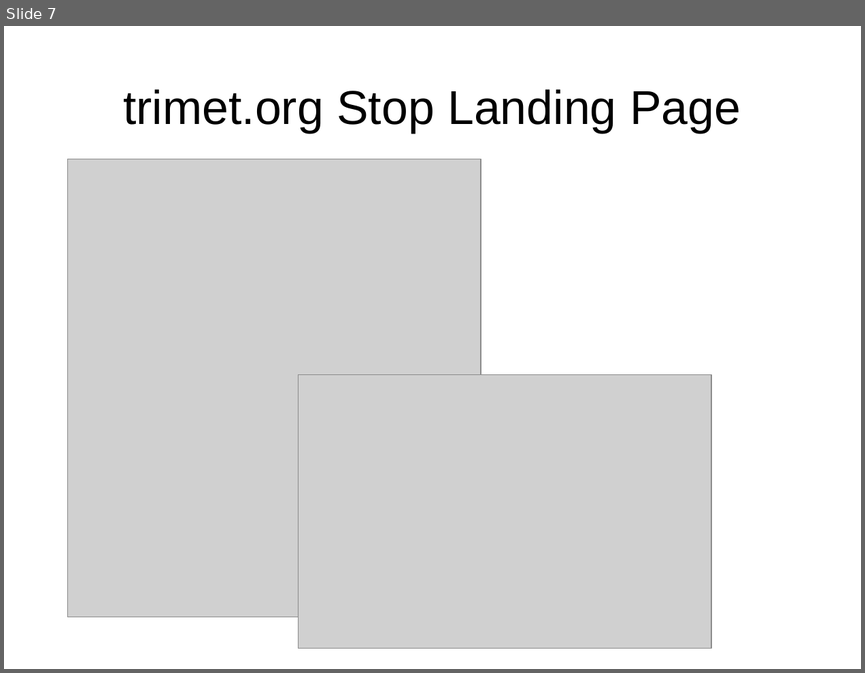
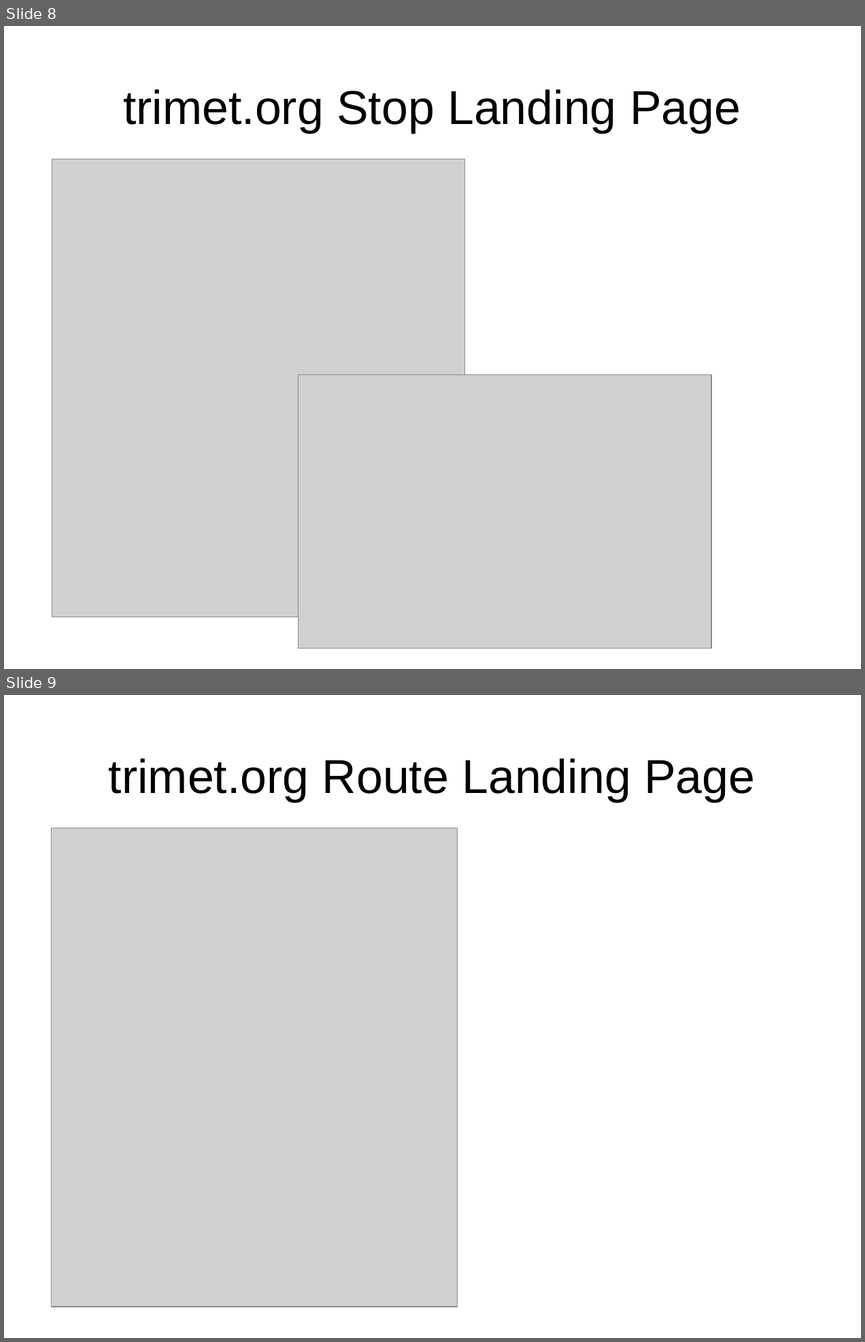
Before and after one commit to OpenTransitTools/loader, a slide deck: docs/trimet/Architecture - Trip Assets.odp. Shown one above the other, each under a label of ours: slide 7 before the commit, slides 8 and 9 after it. The pictures are 865x673 and 865x1342 pixels, drawn with LibreOffice and Linux fonts; fonts in the diff are those of the drawing; grey boxes stand for pictures. Boxes give left, top, right and bottom in pixels: in the first picture for what was removed or moved away, otherwise in the second. Text is boxed around its words. In the diff, an @@ line names an element or a change of style, - is before the commit and + after.

Commit message:
arch drawing update 1/N ... finish text image imports

```diff
--- a/docs/trimet/Architecture - Trip Assets.odp
+++ b/docs/trimet/Architecture - Trip Assets.odp
@@ slide 9 added at <box>4,695,861,1338</box>, background #FFFFFF @@
@@ title added at <box>109,758,755,802</box>, 44 pt, text #000000 @@
+trimet.org Route Landing Page
@@ picture added at <box>52,828,458,1307</box> @@
@@ what was slide 7 is now slide 8 @@
@@ slide 8 changed as well @@
@@ picture: place and size @@
-picture at <box>68,159,481,617</box>
+picture at <box>52,159,464,617</box>
```
Also in this commit, not shown: 8 other slides changed, 4 other slides added.
